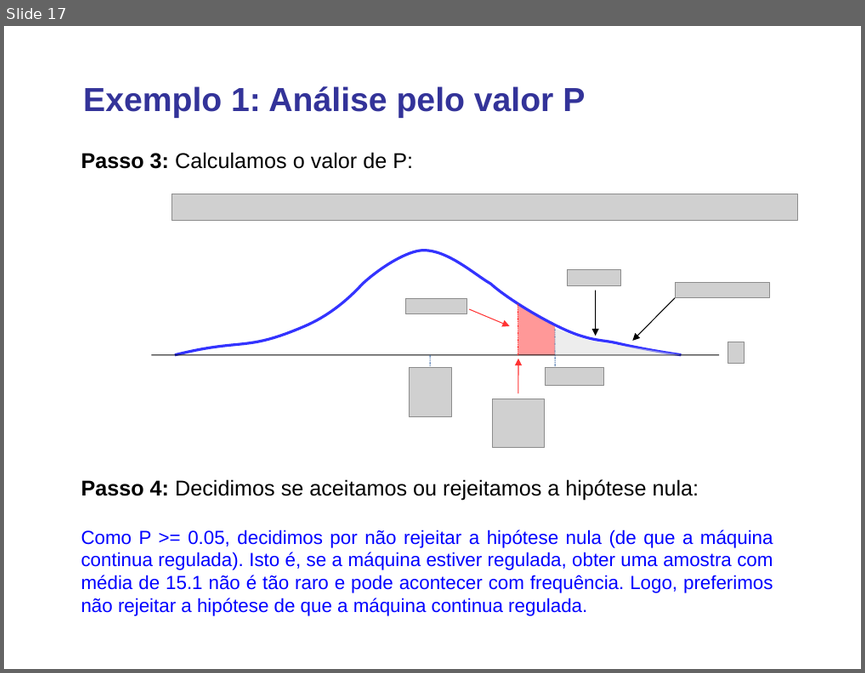
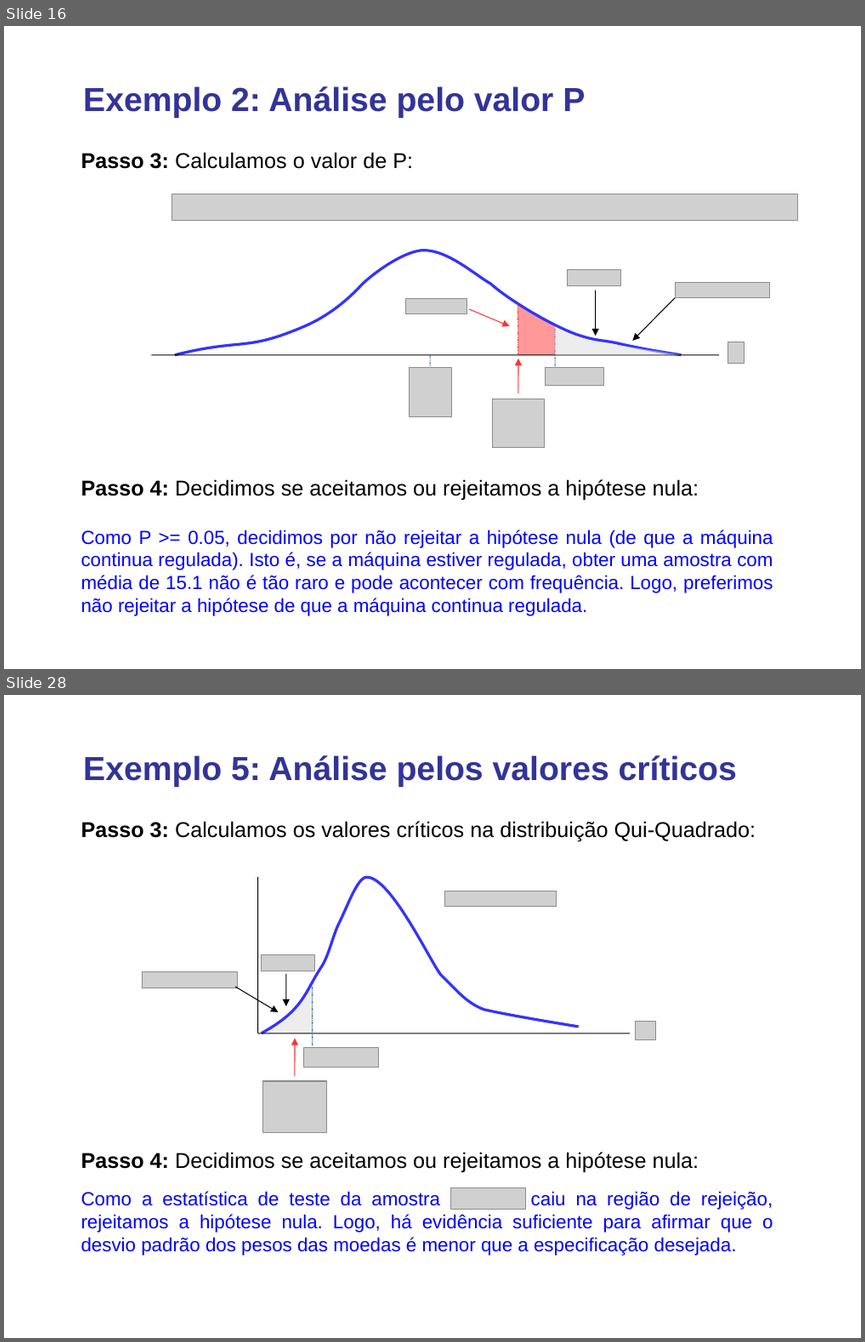
Before and after one commit to lansaviniec/estatistica, a slide deck: 8 teste_de_hipotese.ppt. Shown one above the other, each under a label of ours: slide 17 before the commit, slides 16 and 28 after it; the slides between them are not shown. The pictures are 865x673 and 865x1342 pixels, drawn with LibreOffice and Linux fonts; fonts in the diff are those of the drawing; grey boxes stand for pictures; background and template pictures are left out. Boxes give left, top, right and bottom in pixels: in the first picture for what was removed or moved away, otherwise in the second. Text is boxed around its words. In the diff, an @@ line names an element or a change of style, - is before the commit and + after.

```diff
--- a/8 teste_de_hipotese.ppt
+++ b/8 teste_de_hipotese.ppt
@@ slide 28 added at [4,695,861,1338], background #FFFFFF @@
@@ text added at [83,755,737,787], 28 pt, text #333399, bold @@
+Exemplo 5: Análise pelos valores críticos
@@ text added at [81,821,756,841], 18 pt, text #000000 @@
+Passo 3: Calculamos os valores críticos na distribuição Qui-Quadrado:
@@ group added at [142,877,655,1132]: 6 pictures, 3 arrows, 3 lines, 2 freeform shapes @@
@@ text added at [81,1151,699,1172], 18 pt, text #000000 @@
+Passo 4: Decidimos se aceitamos ou rejeitamos a hipótese nula:
@@ text added at [81,1191,772,1255], 16 pt, text #0000FF @@
+Como a estatística de teste da amostra caiu na região de rejeição, rejeitamos a hipótese nula. Logo, há evidência suficiente para afirmar que o desvio padrão dos pesos das moedas é menor que a especificação desejada.
@@ picture added at [451,1188,526,1209] @@
@@ what was slide 17 is now slide 16 @@
@@ slide 16 changed as well @@
@@ text at [83,86,585,118]: text changed @@
-Exemplo 1: Análise pelo valor P
+Exemplo 2: Análise pelo valor P
```
Also in this commit, not shown: 7 other slides changed, 11 other slides added, 1 slide removed, 1 other file.
